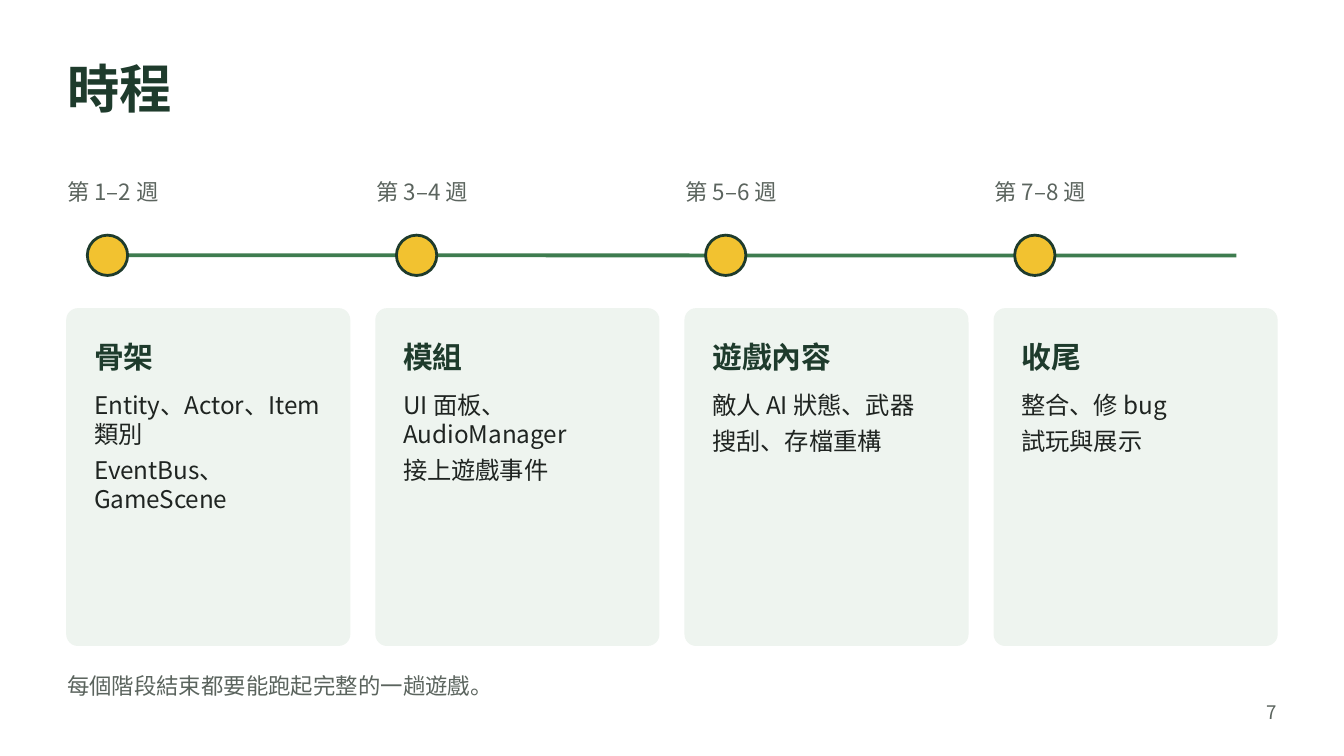
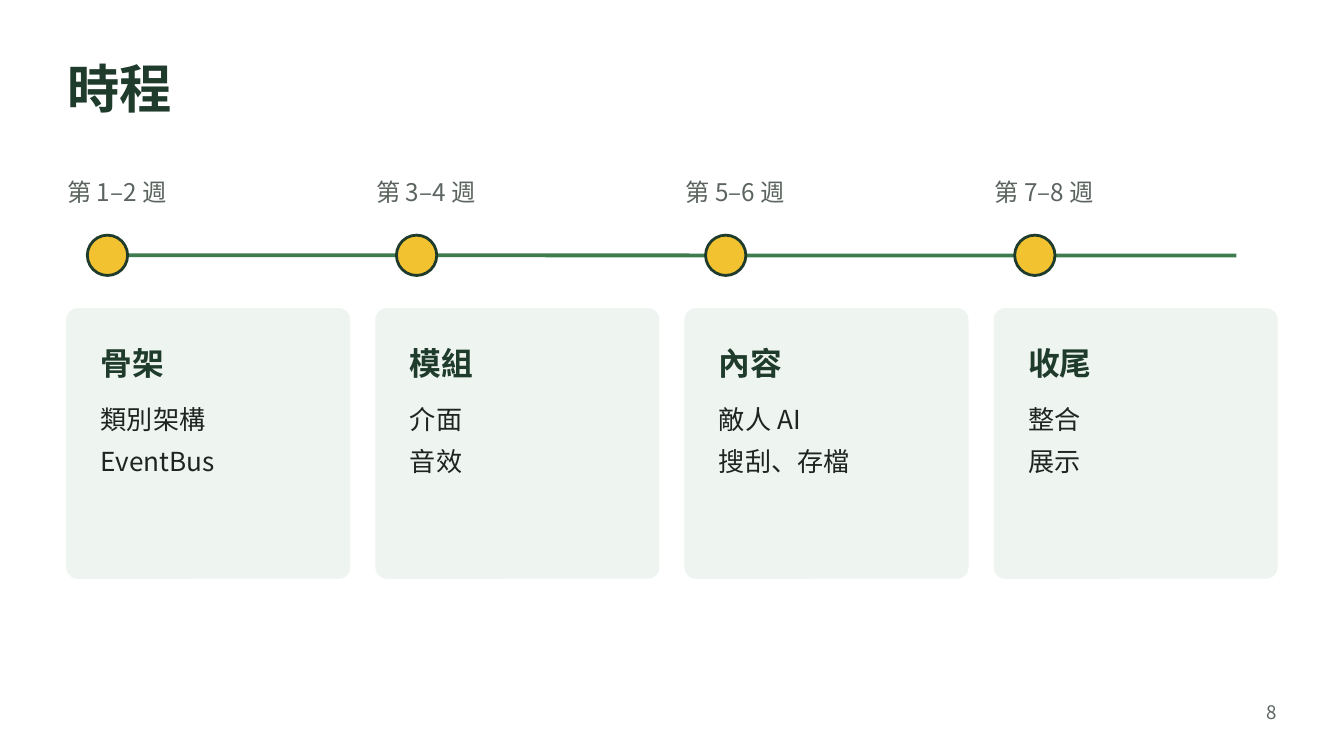
Before and after one commit to MoobyMoo/AOOP_Final_Project_Group_1, a slide deck: slide 8 of docs/AOOP_Group1_Build_Plan.pptx (slide 7 before the commit). Drawn at 1344x756 pixels with LibreOffice and Linux fonts; fonts in the diff are those of the drawing. Boxes give left, top, right and bottom in pixels: in the first picture for what was removed or moved away, otherwise in the second. Text is boxed around its words. In the diff, an @@ line names an element or a change of style, - is before the commit and + after.

```diff
--- a/docs/AOOP_Group1_Build_Plan.pptx
+++ b/docs/AOOP_Group1_Build_Plan.pptx
@@ size 12 to 13 pt in 4 elements at [67, 180, 166, 203], [376, 180, 475, 203], [685, 180, 784, 203], [995, 180, 1093, 203] @@
@@ rounded rectangle: place and size @@
-rounded rectangle at [67, 309, 349, 645]
+rounded rectangle at [67, 309, 349, 578]
@@ rounded rectangle: place and size @@
-rounded rectangle at [376, 309, 659, 645]
+rounded rectangle at [376, 309, 659, 578]
@@ rounded rectangle: place and size @@
-rounded rectangle at [685, 309, 968, 645]
+rounded rectangle at [685, 309, 968, 578]
@@ proportions changed in 4 elements at [67, 309, 349, 578], [376, 309, 659, 578], [685, 309, 968, 578], [995, 309, 1277, 578] @@
@@ rounded rectangle: place and size @@
-rounded rectangle at [995, 309, 1277, 645]
+rounded rectangle at [995, 309, 1277, 578]
@@ text "骨架": place and size @@
-text "骨架" at [94, 342, 154, 371]
+text "骨架" at [101, 348, 165, 378]
@@ text "模組": place and size @@
-text "模組" at [403, 342, 463, 371]
+text "模組" at [410, 348, 474, 378]
@@ text at [719, 348, 783, 378]: text changed; size 16 to 17 pt @@
-遊戲內容
+內容
@@ size 16 to 17 pt in 3 elements at [101, 348, 165, 378], [410, 348, 474, 378], [1028, 348, 1092, 378] @@
@@ text "收尾": place and size @@
-text "收尾" at [1021, 342, 1081, 371]
+text "收尾" at [1028, 348, 1092, 378]
@@ text at [101, 407, 215, 472]: text changed; size 13 to 14 pt @@
-Entity、Actor、Item 類別
-EventBus、GameScene
+類別架構
+EventBus
@@ text at [410, 407, 462, 473]: text changed; size 13 to 14 pt @@
-UI 面板、AudioManager
-接上遊戲事件
+介面
+音效
@@ text at [719, 407, 850, 473]: text changed; size 13 to 14 pt @@
-敵人 AI 狀態、武器
-搜刮、存檔重構
+敵人 AI
+搜刮、存檔
@@ text at [1028, 407, 1080, 473]: text changed; size 13 to 14 pt @@
-整合、修 bug
-試玩與展示
+整合
+展示
@@ text removed at [67, 675, 493, 696] @@
-每個階段結束都要能跑起完整的一趟遊戲。
@@ text at [1266, 705, 1276, 719]: text changed @@
-7
+8
```
Also in this commit, not shown: 6 other slides changed, 2 slides added, 1 slide removed, 4 other files.
